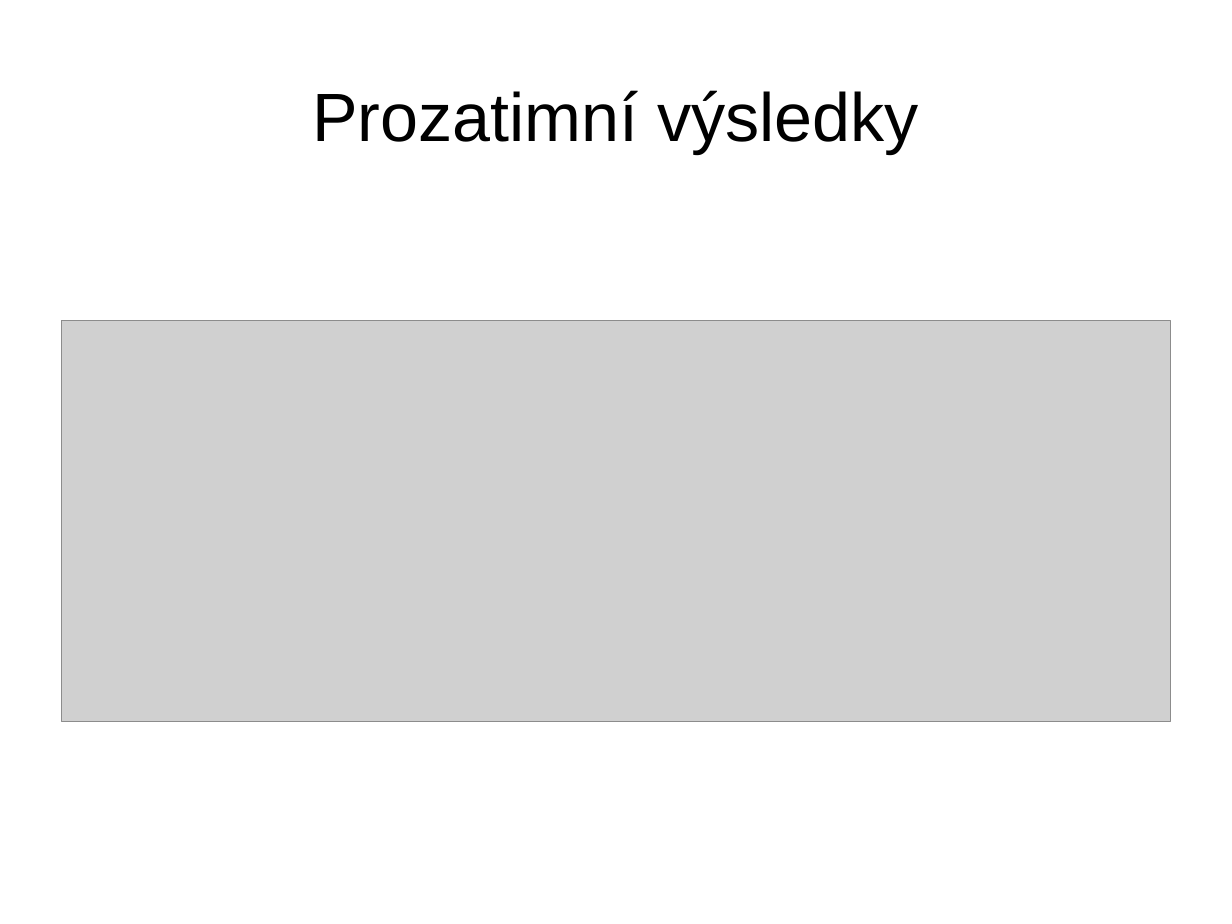
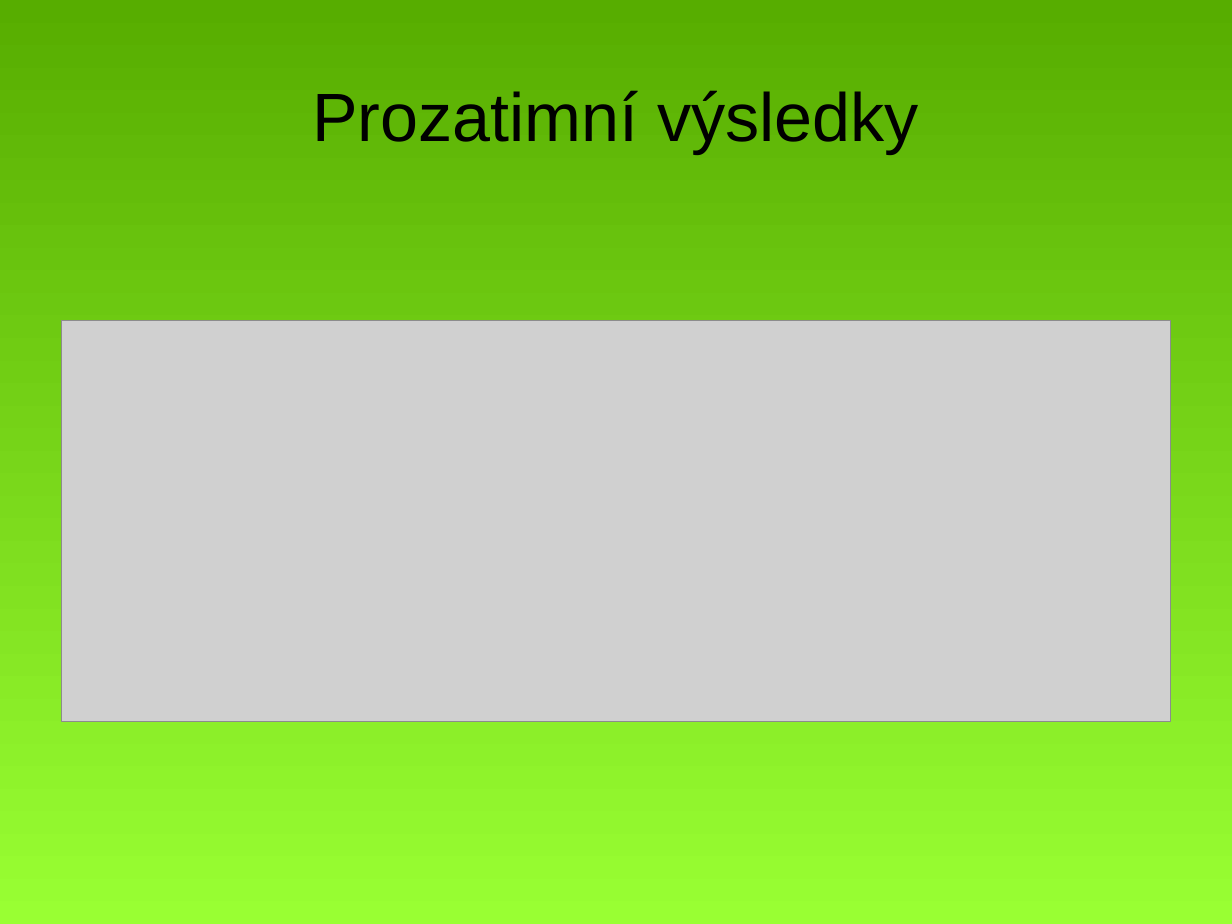
Before and after one commit to MichalBusta/skewDetection, a slide deck: slide 11 of doc/Skew_Detection.odp. Drawn at 1232x924 pixels with LibreOffice and Linux fonts; fonts in the diff are those of the drawing; grey boxes stand for pictures. Boxes give left, top, right and bottom in pixels: in the first picture for what was removed or moved away, otherwise in the second. Text is boxed around its words. In the diff, an @@ line names an element or a change of style, - is before the commit and + after.

```diff
--- a/doc/Skew_Detection.odp
+++ b/doc/Skew_Detection.odp
@@ background #FFFFFF to gradient #99FF33 to #57AD00 @@
```
Also in this commit, not shown: 10 other slides changed, 1 slide added, 1 slide removed, 10 other files.
